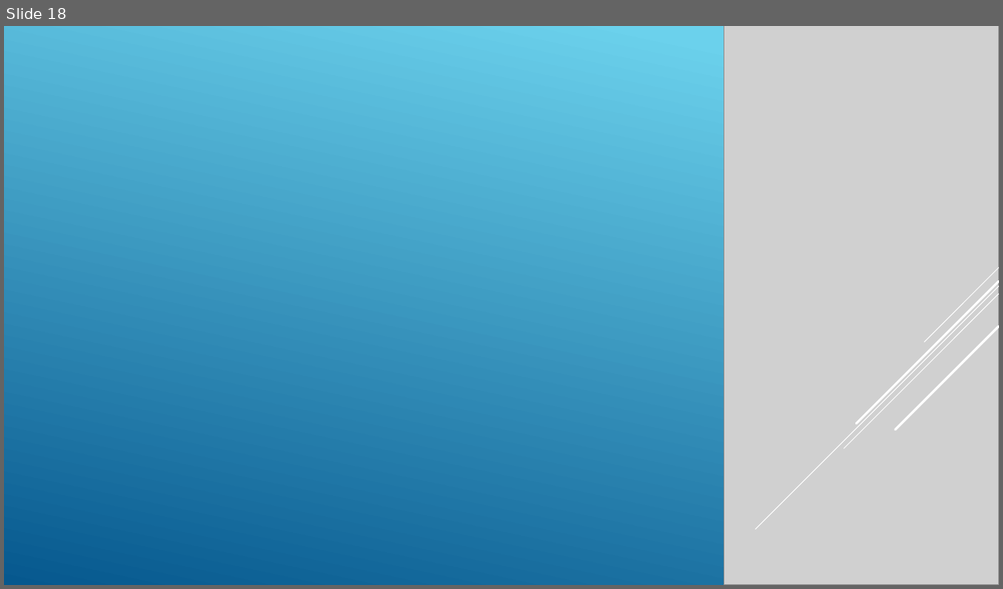
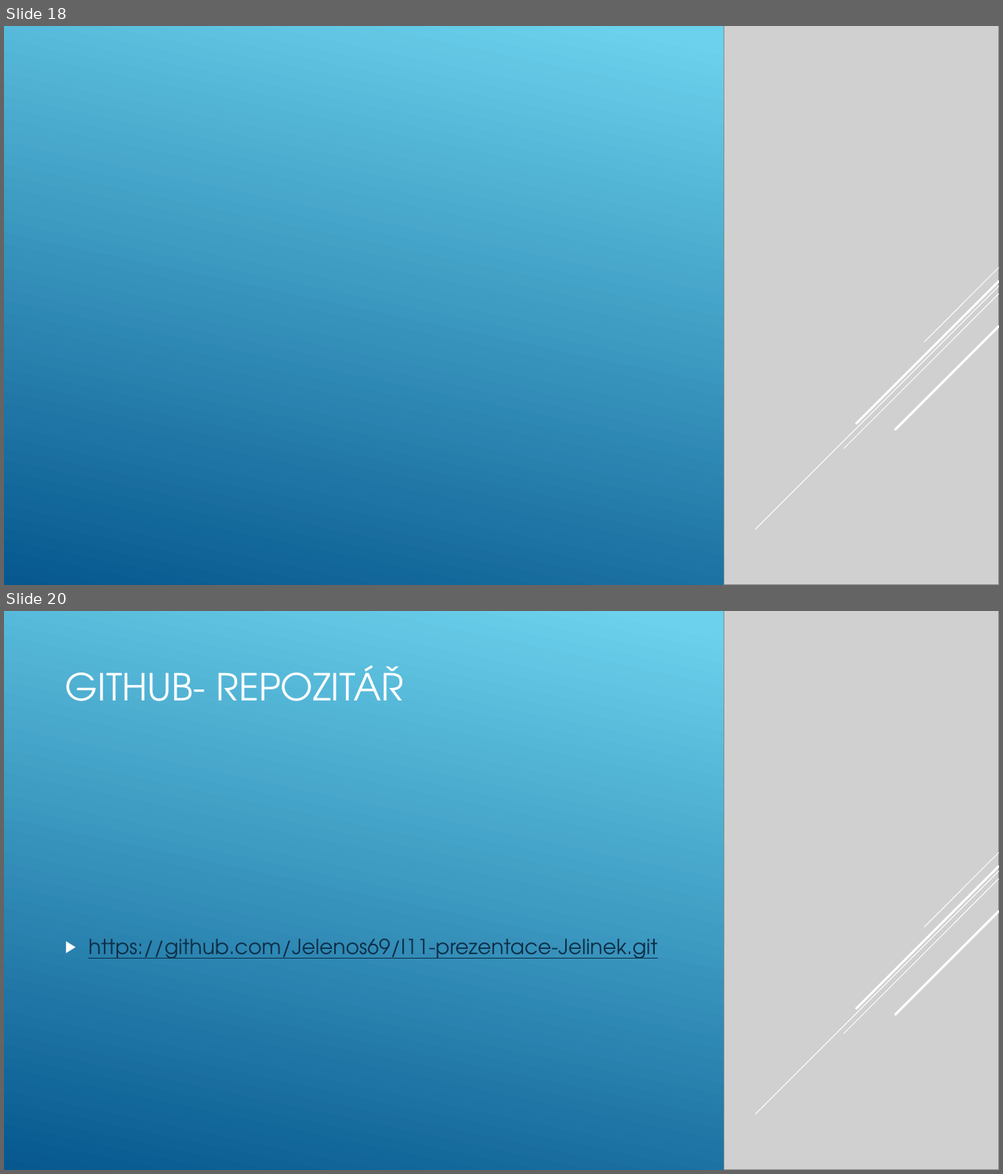
Before and after one commit to Jelenos69/I11-prezentace-Jel-nek, a slide deck: Jelinek.pptx. Shown one above the other, each under a label of ours: slide 18 before the commit, slides 18 and 20 after it; the slides between them are not shown. The pictures are 1003x589 and 1003x1174 pixels, drawn with LibreOffice and Linux fonts; fonts in the diff are those of the drawing; grey boxes stand for pictures. Boxes give left, top, right and bottom in pixels: in the first picture for what was removed or moved away, otherwise in the second. Text is boxed around its words. In the diff, an @@ line names an element or a change of style, - is before the commit and + after.

Commit message:
3.0 prezentace

```diff
--- a/Jelinek.pptx
+++ b/Jelinek.pptx
@@ slide 20 added at bbox=[4, 611, 999, 1170], background gradient #6ED2EB to #06588E @@
@@ picture added at bbox=[724, 611, 999, 1170] @@
@@ title added at bbox=[65, 665, 404, 701], 36 pt, text #FFFFFF @@
+GITHUB- REPOZITÁŘ
@@ group added at bbox=[755, 853, 999, 1115]: 5 lines @@
@@ text added at bbox=[88, 939, 657, 959], 20 pt, text #0D2E46, underline @@
+▶ https://github.com/Jelenos69/I11-prezentace-Jelinek.git
```
Also in this commit, not shown: 2 slides changed, 4 other slides added, 5 slides removed.
